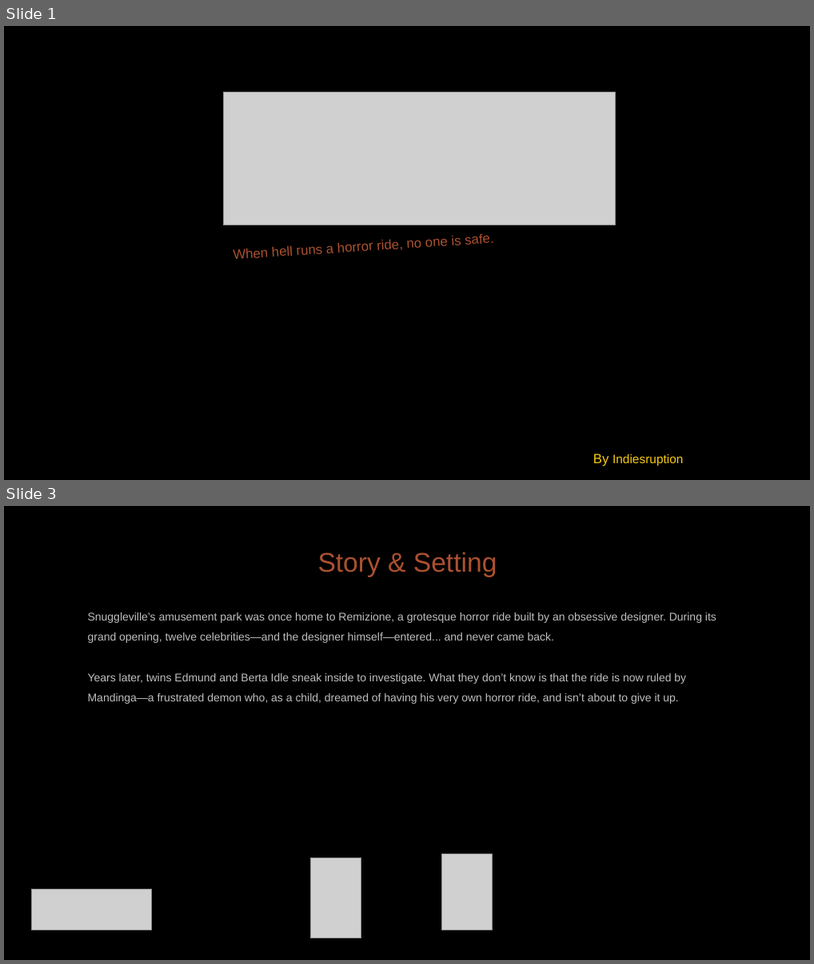
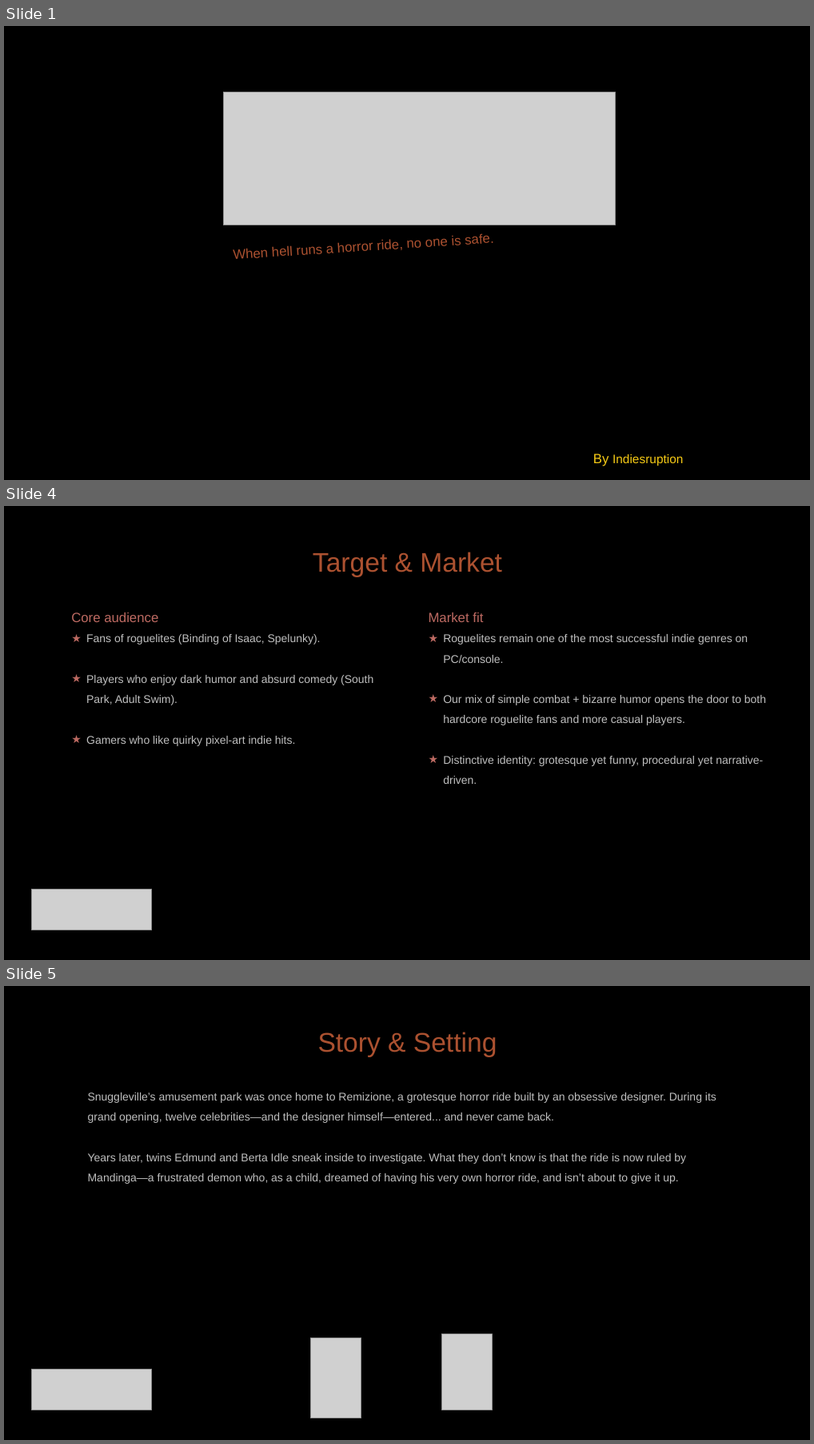
Before and after one commit to diegohcanepa/Remizione, a slide deck: Pitch Deck.pptx. Shown one above the other, each under a label of ours: slides 1 and 3 before the commit, slides 1, 4 and 5 after it; the slides between them are not shown. The pictures are 814x964 and 814x1444 pixels, drawn with LibreOffice and Linux fonts; fonts in the diff are those of the drawing; grey boxes stand for pictures; background and template pictures are left out. Boxes give left, top, right and bottom in pixels: in the first picture for what was removed or moved away, otherwise in the second. Text is boxed around its words. In the diff, an @@ line names an element or a change of style, - is before the commit and + after.

```diff
--- a/Pitch Deck.pptx
+++ b/Pitch Deck.pptx
@@ slide 4 added at <box>4,506,810,960</box>, background picture (left out) @@
@@ text added at <box>313,552,502,577</box>, 24 pt, text #AB5130 @@
+Target & Market
@@ subtitle added at <box>71,612,374,746</box>, 10 pt, text #BFBFBF @@
+Core audience
+★ Fans of roguelites (Binding of Isaac, Spelunky).
+★ Players who enjoy dark humor and absurd comedy (South Park, Adult Swim).
+★ Gamers who like quirky pixel-art indie hits.
@@ text added at <box>429,612,766,784</box>, 10 pt, text #BFBFBF @@
+Market fit
+★ Roguelites remain one of the most successful indie genres on PC/console.
+★ Our mix of simple combat + bizarre humor opens the door to both hardcore roguelite fans and more casual players.
+★ Distinctive identity: grotesque yet funny, procedural yet narrative-driven.
@@ picture added at <box>31,889,151,929</box> @@
@@ what was slide 3 is now slide 5 @@
```
Also in this commit, not shown: 10 slides changed, 4 other slides added, 5 slides removed.
